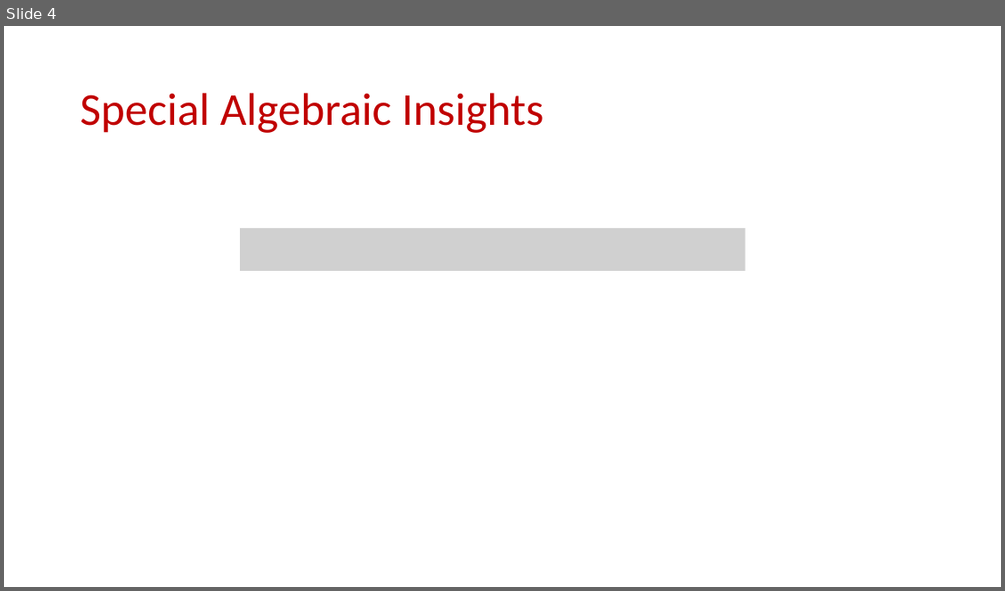
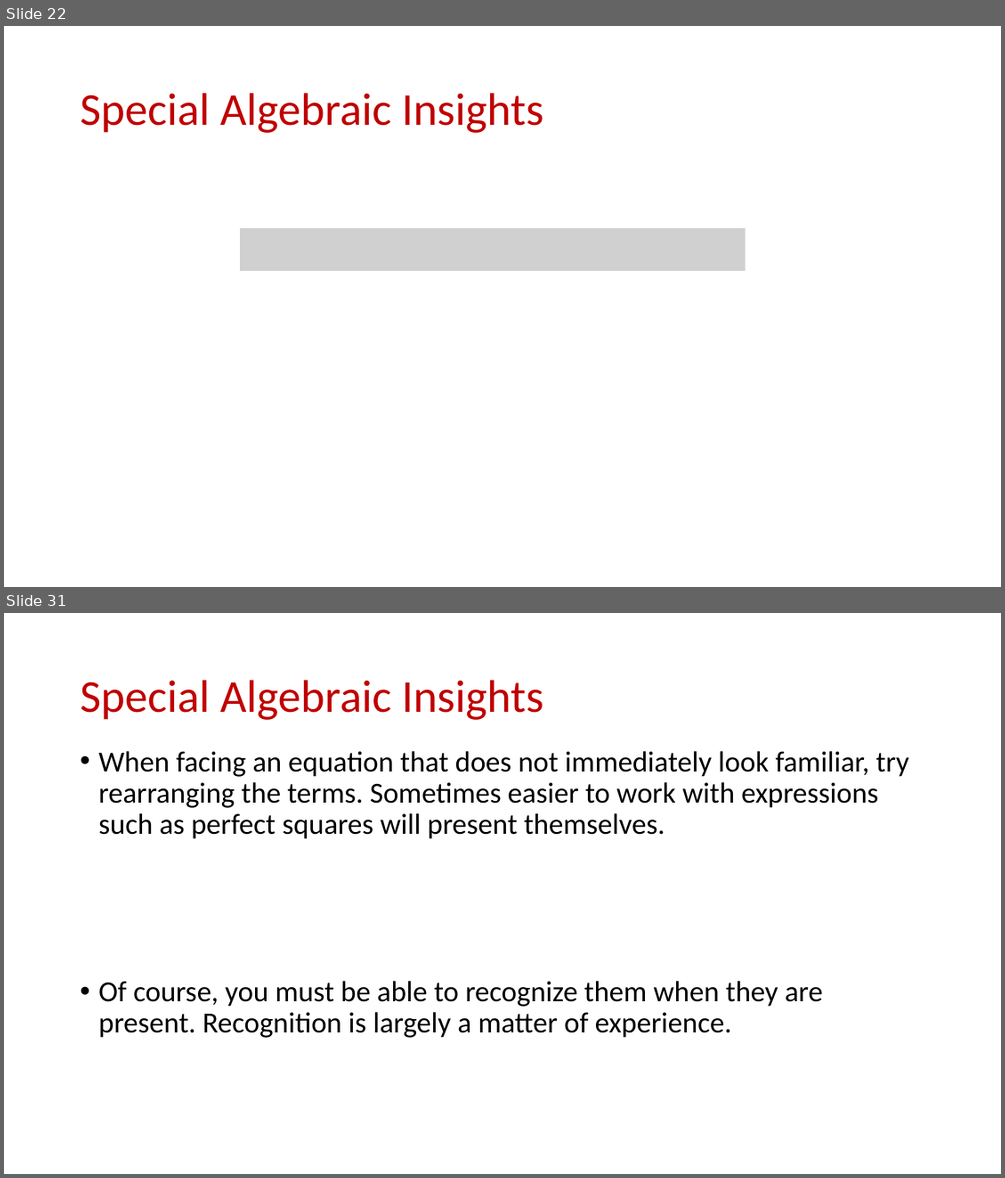
Before and after one commit to samsonzhou/samsonzhou.github.io, a slide deck: TAMU-math-circle/L1.pptx. Shown one above the other, each under a label of ours: slide 4 before the commit, slides 22 and 31 after it; the slides between them are not shown. The pictures are 1005x591 and 1005x1178 pixels, drawn with LibreOffice and Linux fonts; fonts in the diff are those of the drawing; grey boxes stand for pictures. Boxes give left, top, right and bottom in pixels: in the first picture for what was removed or moved away, otherwise in the second. Text is boxed around its words. In the diff, an @@ line names an element or a change of style, - is before the commit and + after.

```diff
--- a/TAMU-math-circle/L1.pptx
+++ b/TAMU-math-circle/L1.pptx
@@ slide 31 added at (4, 613, 1001, 1174), background #FFFFFF @@
@@ title added at (80, 680, 544, 720), 44 pt, text #C00000 @@
+Special Algebraic Insights
@@ text added at (98, 751, 909, 1038), 28 pt, text #000000 @@
+• When facing an equation that does not immediately look familiar, try rearranging the terms. Sometimes easier to work with expressions such as perfect squares will present themselves.
+• Of course, you must be able to recognize them when they are present. Recognition is largely a matter of experience.
@@ what was slide 4 is now slide 22 @@
```
Also in this commit, not shown: 7 slides changed, 53 other slides added, 3 other files.
